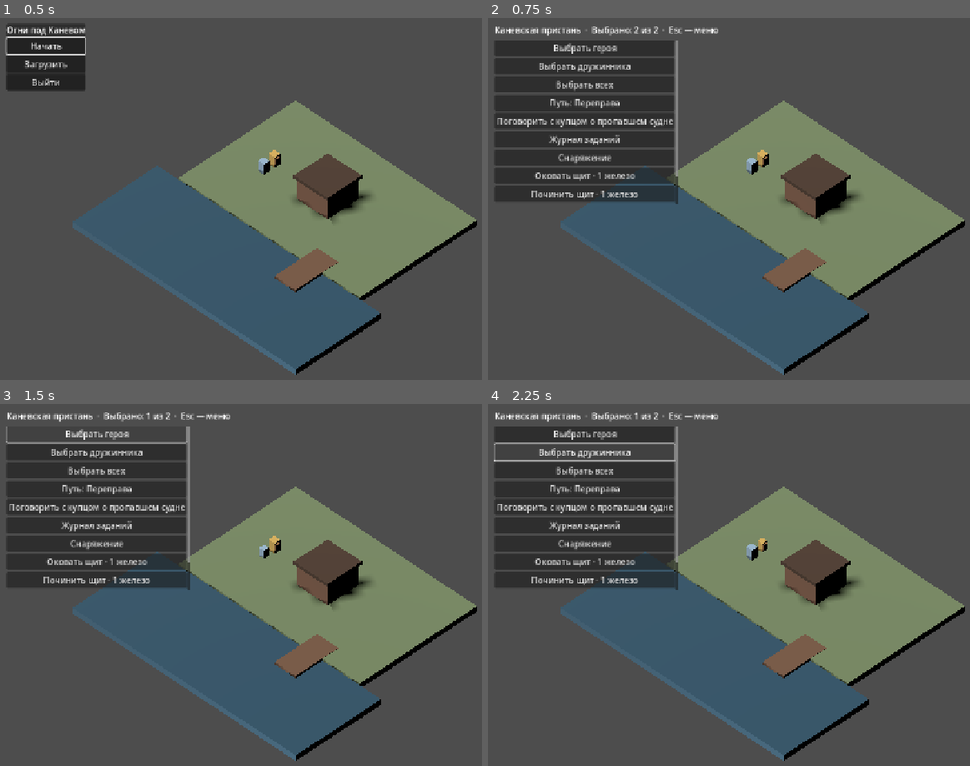
Above: before the commit, frames 1-4 (two rows, left to right).
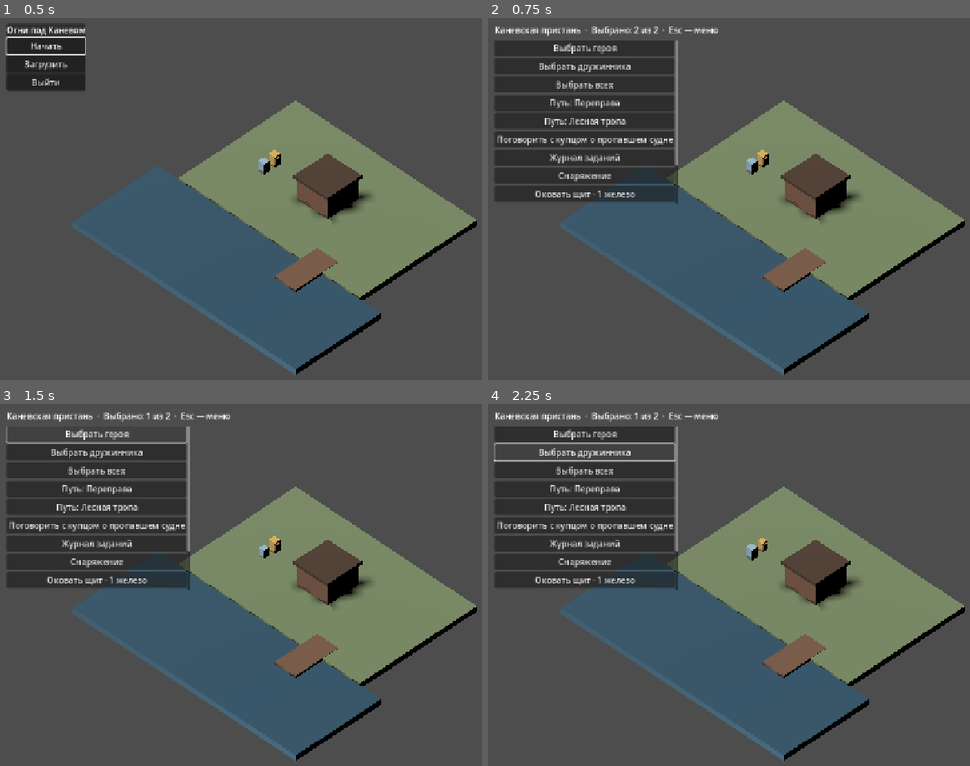
Above: after the commit, the same moments.

Repository: alexandervdanchenko-ai/dan_game
Game: Godot game, scene res://scenes/bootstrap.tscn
Two runs of this game, one before a commit and one after it. Both use one fixed random seed, a clock stepped at 60 frames per second and the inputs below.
Inputs:
- Up to frame 1 (0.5 s): no input
- Up to frame 2 (0.75 s): click "Начать" at 0.5 s
- Up to frame 3 (1.5 s): click "Выбрать героя" at 1.25 s
- Up to frame 4 (2.25 s): click "Выбрать дружинника" at 2 s

Frame 1 is identical in both runs. In frame 2, 1.6% of the frame differs, in the area x 1-40%, y 27-50%; in frame 3, 1.6%; in frame 4, 1.6%.

Commit message:
feat: add early forest exploration and document Windows export

Diff:
--- a/data/world/dnieper.json
+++ b/data/world/dnieper.json
@@ -20,6 +20,16 @@
 			"from": "hideout",
 			"to": "pier",
 			"entry": "pier_landing"
+		},
+		"pier_to_forest": {
+			"from": "pier",
+			"to": "forest",
+			"entry": "forest_pier"
+		},
+		"forest_to_pier": {
+			"from": "forest",
+			"to": "pier",
+			"entry": "pier_landing"
 		}
 	}
 }
--- a/game/bootstrap.gd
+++ b/game/bootstrap.gd
@@ -210,15 +210,17 @@
 		return
 	if state.current_location == "landing" and not state.flags.get("landing_victory", false):
 		travel_panel.add_child(_button("Вступить в бой", _begin_combat))
-	for route_id: String in ["pier_to_landing", "landing_to_pier", "pier_to_hideout", "hideout_to_pier"]:
+	for route_id: String in ["pier_to_landing", "landing_to_pier", "pier_to_hideout", "hideout_to_pier", "pier_to_forest", "forest_to_pier"]:
 		if graph.can_travel(route_id, state):
 			var route := graph.get_route(route_id)
-			var names := {"pier": "Каневская пристань", "landing": "Переправа", "hideout": "Тайная стоянка"}
+			var names := {"pier": "Каневская пристань", "landing": "Переправа", "hideout": "Тайная стоянка", "forest": "Лесная тропа"}
 			var destination: String = names.get(route["to"], route["to"])
 			travel_panel.add_child(_button("Путь: " + destination,
 				func() -> void: _travel(route_id)))
 	_add_quest_actions()
 	_add_settlement_actions()
+	if state.current_location == "forest":
+		travel_panel.add_child(_button("Осмотреть зарубки на столбе", _read_forest_marks))
 	travel_panel.add_child(_button("Снаряжение", _show_inventory))
 	if state.current_location == "pier":
 		travel_panel.add_child(_button("Оковать щит · 1 железо", _upgrade_shield))
@@ -258,10 +260,7 @@
 	orders.clear()
 	var ground: Color = active_map.get_meta("ground")
 	_box(Vector3(0, -0.25, 0), Vector3(17, 0.5, 11), ground)
-	_box(Vector3(0, -0.4, 9.5), Vector3(21, 0.5, 8), Color("#385b70"))
-	_box(Vector3(4, -0.06, 6), Vector3(2, 0.2, 4), Color("#81604a"))
-	_box(Vector3(0, 0.95, 0), Vector3(2.9, 1.9, 2.9), Color("#8a6550"))
-	_box(Vector3(0, 1.95, 0), Vector3(3.2, 0.25, 3.2), Color("#554134"))
+	_build_location_props()
 	var colors: Array[Color] = [Color("#e6bc62"), Color("#a5c4db")]
 	for index in colors.size():
 		var spawn := marker.position + Vector3(0, 0, index)
@@ -743,3 +742,29 @@
 	message.text = reactions.get(outcome_id, "")
 	voyage = null
 	_refresh_actions()
+
+func _build_location_props() -> void:
+	if state.current_location == "forest":
+		_box(Vector3(0, 0.4, 0), Vector3(2.9, 0.8, 2.9), Color("#606458"))
+		for index in 7:
+			var x := float(index - 3) * 2.5
+			_box(Vector3(x, 0.65, 5.2), Vector3(0.25, 1.3, 0.25), Color("#6f5344"))
+			_box(Vector3(x, 1.65, 5.2), Vector3(1.0, 1.1, 1.0), Color("#31594b"))
+		return
+	_box(Vector3(0, -0.4, 9.5), Vector3(21, 0.5, 8), Color("#385b70"))
+	_box(Vector3(4, -0.06, 6), Vector3(2, 0.2, 4), Color("#81604a"))
+	var wall := Color("#8a6550")
+	var roof := Color("#554134")
+	match state.current_location:
+		"landing":
+			wall = Color("#826f55")
+			roof = Color("#665141")
+		"hideout":
+			wall = Color("#5d665d")
+			roof = Color("#46554b")
+	_box(Vector3(0, 0.95, 0), Vector3(2.9, 1.9, 2.9), wall)
+	_box(Vector3(0, 1.95, 0), Vector3(3.2, 0.25, 3.2), roof)
+
+func _read_forest_marks() -> void:
+	if state.current_location == "forest":
+		message.text = "На столбе две зарубки: одна над водой, другая под водой. Перевозчик помечал здесь высоту разлива."
--- a/scenes/bootstrap.tscn
+++ b/scenes/bootstrap.tscn
@@ -1,10 +1,12 @@
-[gd_scene load_steps=5 format=3]
+[gd_scene load_steps=6 format=3]
 
 [ext_resource type="Script" path="res://game/bootstrap.gd" id="1"]
 [ext_resource type="PackedScene" path="res://scenes/regions/dnieper/pier.tscn" id="2"]
 [ext_resource type="PackedScene" path="res://scenes/regions/dnieper/landing.tscn" id="3"]
 [ext_resource type="PackedScene" path="res://scenes/regions/dnieper/hideout.tscn" id="4"]
 
+[ext_resource type="PackedScene" path="res://scenes/regions/dnieper/forest.tscn" id="5"]
+
 [node name="Bootstrap" type="Node"]
 script = ExtResource("1")
-locations = Dictionary[String, PackedScene]({"pier": ExtResource("2"), "landing": ExtResource("3"), "hideout": ExtResource("4")})
+locations = Dictionary[String, PackedScene]({"pier": ExtResource("2"), "landing": ExtResource("3"), "hideout": ExtResource("4"), "forest": ExtResource("5")})
--- /dev/null
+++ b/scenes/regions/dnieper/forest.tscn
@@ -0,0 +1,87 @@
+[gd_scene load_steps=7 format=3]
+
+[sub_resource type="StandardMaterial3D" id="Soil"]
+albedo_color = Color(0.17, 0.26, 0.17, 1)
+
+[sub_resource type="BoxMesh" id="Bank"]
+material = SubResource("Soil")
+size = Vector3(17, 0.5, 3)
+
+[sub_resource type="StandardMaterial3D" id="Bark"]
+albedo_color = Color(0.31, 0.22, 0.14, 1)
+
+[sub_resource type="CylinderMesh" id="Trunk"]
+material = SubResource("Bark")
+top_radius = 0.13
+bottom_radius = 0.20
+height = 1.8
+radial_segments = 6
+
+[sub_resource type="StandardMaterial3D" id="Pine"]
+albedo_color = Color(0.13, 0.30, 0.21, 1)
+
+[sub_resource type="CylinderMesh" id="Canopy"]
+material = SubResource("Pine")
+top_radius = 0.0
+bottom_radius = 1.05
+height = 2.8
+radial_segments = 6
+
+[node name="Forest" type="Node3D"]
+metadata/caption = "Лесная опушка"
+metadata/ground = Color(0.35, 0.46, 0.27, 1)
+
+[node name="forest_pier" type="Marker3D" parent="."]
+position = Vector3(-5, 0.45, 0)
+
+[node name="ForestBank" type="MeshInstance3D" parent="."]
+position = Vector3(0, -0.25, -7)
+mesh = SubResource("Bank")
+
+[node name="Pine1" type="MeshInstance3D" parent="."]
+position = Vector3(-7, 0.9, -6.7)
+mesh = SubResource("Trunk")
+
+[node name="Canopy" type="MeshInstance3D" parent="Pine1"]
+position = Vector3(0, 1.15, 0)
+mesh = SubResource("Canopy")
+
+[node name="Pine2" type="MeshInstance3D" parent="."]
+position = Vector3(-4, 0.9, -7.9)
+mesh = SubResource("Trunk")
+
+[node name="Canopy" type="MeshInstance3D" parent="Pine2"]
+position = Vector3(0, 1.5, 0)
+mesh = SubResource("Canopy")
+
+[node name="Pine3" type="MeshInstance3D" parent="."]
+position = Vector3(-1, 0.9, -6.7)
+mesh = SubResource("Trunk")
+
+[node name="Canopy" type="MeshInstance3D" parent="Pine3"]
+position = Vector3(0, 1.15, 0)
+mesh = SubResource("Canopy")
+
+[node name="Pine4" type="MeshInstance3D" parent="."]
+position = Vector3(2, 0.9, -7.9)
+mesh = SubResource("Trunk")
+
+[node name="Canopy" type="MeshInstance3D" parent="Pine4"]
+position = Vector3(0, 1.5, 0)
+mesh = SubResource("Canopy")
+
+[node name="Pine5" type="MeshInstance3D" parent="."]
+position = Vector3(5, 0.9, -6.7)
+mesh = SubResource("Trunk")
+
+[node name="Canopy" type="MeshInstance3D" parent="Pine5"]
+position = Vector3(0, 1.15, 0)
+mesh = SubResource("Canopy")
+
+[node name="Pine6" type="MeshInstance3D" parent="."]
+position = Vector3(7, 0.9, -7.9)
+mesh = SubResource("Trunk")
+
+[node name="Canopy" type="MeshInstance3D" parent="Pine6"]
+position = Vector3(0, 1.5, 0)
+mesh = SubResource("Canopy")
--- a/tests/chapter_smoke.gd
+++ b/tests/chapter_smoke.gd
@@ -7,6 +7,10 @@
 	var game: Node = load("res://scenes/bootstrap.tscn").instantiate()
 	root.add_child(game)
 	game.start_button.pressed.emit()
+	assert(game._travel("pier_to_forest"))
+	assert(game.state.current_location == "forest")
+	game._read_forest_marks()
+	assert(game._travel("forest_to_pier"))
 	game._choose("accept")
 	game._choose("ward")
 	assert(game._travel("pier_to_landing"))
--- a/tests/world_graph.gd
+++ b/tests/world_graph.gd
@@ -21,6 +21,28 @@
 	if graph.can_travel("pier_to_hideout", state):
 		_fail("The hideout route must require the clue")
 		return
+	if not graph.can_travel("pier_to_forest", state) or graph.can_travel("forest_to_pier", state):
+		_fail("The forest must be accessible from the pier without the clue")
+		return
+	var forest_route: Dictionary = graph.get_route("pier_to_forest")
+	if forest_route.get("to") != "forest" or forest_route.get("entry") != "forest_pier":
+		_fail("The forest route must select its designated entrance")
+		return
+	var forest_scene := load("res://scenes/regions/dnieper/forest.tscn") as PackedScene
+	if forest_scene == null:
+		_fail("The forest map scene must load")
+		return
+	var forest_map := forest_scene.instantiate()
+	var has_entry := forest_map.get_node_or_null(NodePath(forest_route["entry"])) is Marker3D
+	forest_map.free()
+	if not has_entry:
+		_fail("The forest map must supply the route entry marker")
+		return
+	state.current_location = "forest"
+	if not graph.can_travel("forest_to_pier", state) or graph.can_travel("pier_to_forest", state):
+		_fail("The forest must have a return route")
+		return
+	state.current_location = "pier"
 	state.flags["clue"] = false
 	if graph.can_travel("pier_to_hideout", state):
 		_fail("A false clue flag must not enable the hideout route")
